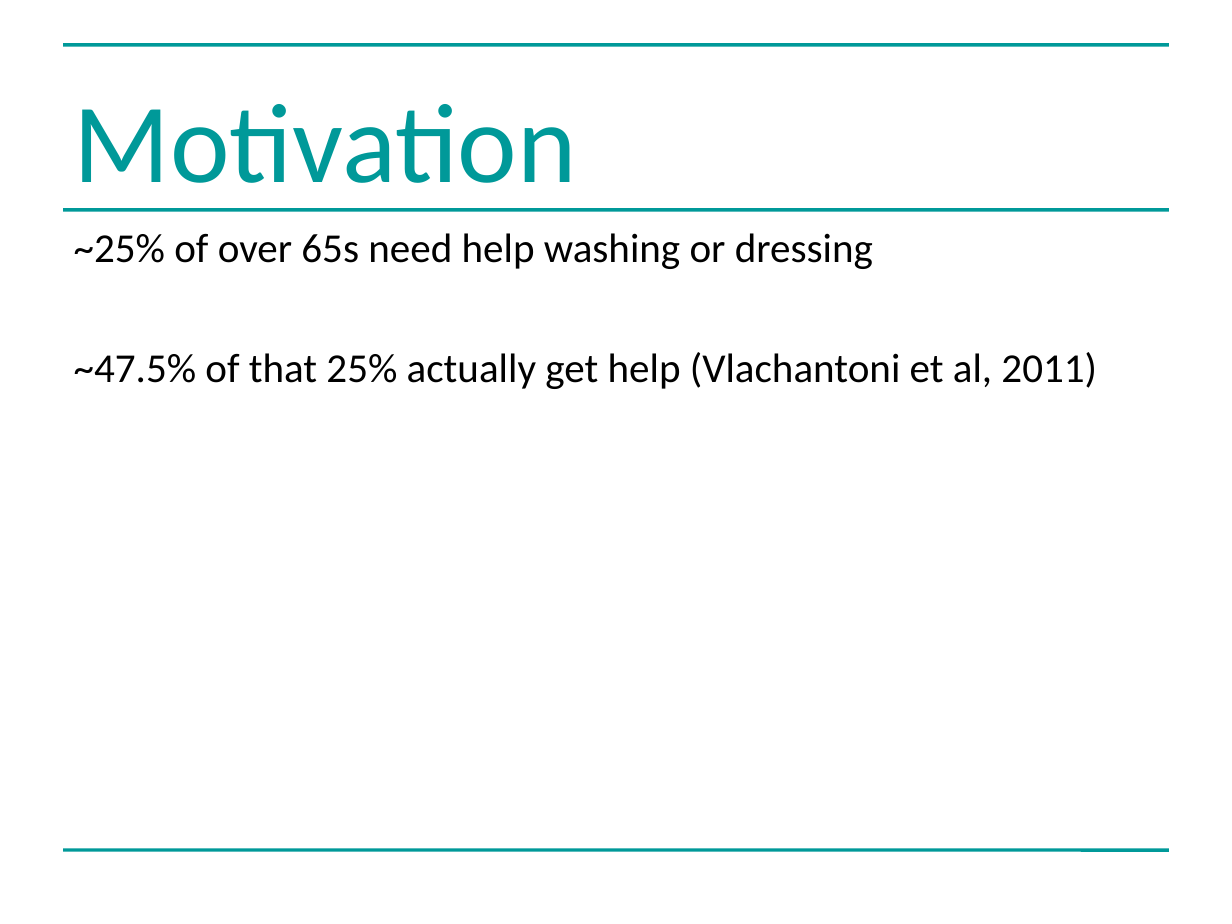
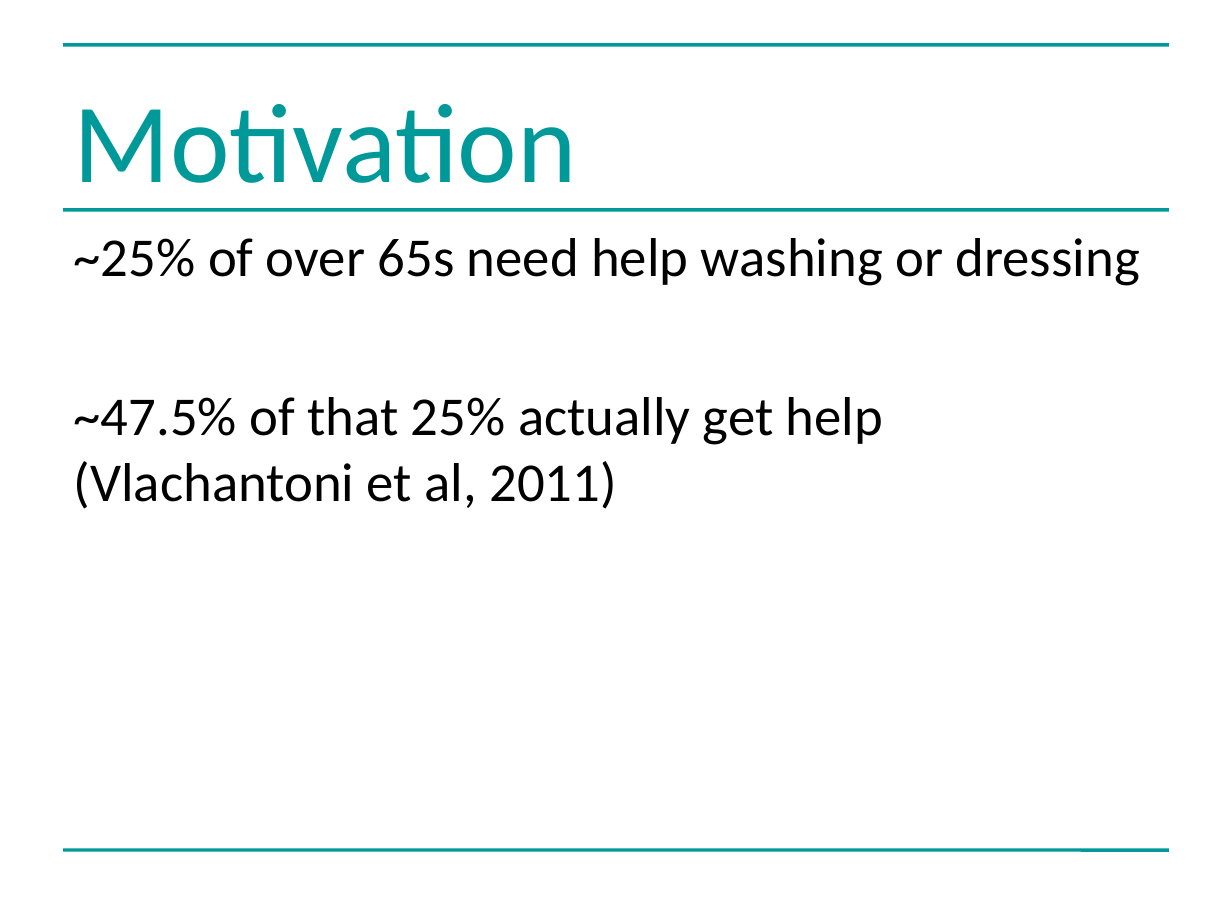
Before and after one commit to greenape/bsps2015, a slide deck: slide 3 of presentation/risky_aging_bsps.ppt. Drawn at 1232x924 pixels with LibreOffice and Linux fonts; fonts in the diff are those of the drawing. Boxes give left, top, right and bottom in pixels: in the first picture for what was removed or moved away, otherwise in the second. Text is boxed around its words. In the diff, an @@ line names an element or a change of style, - is before the commit and + after.

```diff
--- a/presentation/risky_aging_bsps.ppt
+++ b/presentation/risky_aging_bsps.ppt
@@ text "~25% of over 65s need ..." at box(74, 238, 1139, 509): size 24 to 32 pt; more space between paragraphs @@
```
Also in this commit, not shown: 2 other slides changed, 2 slides added.
